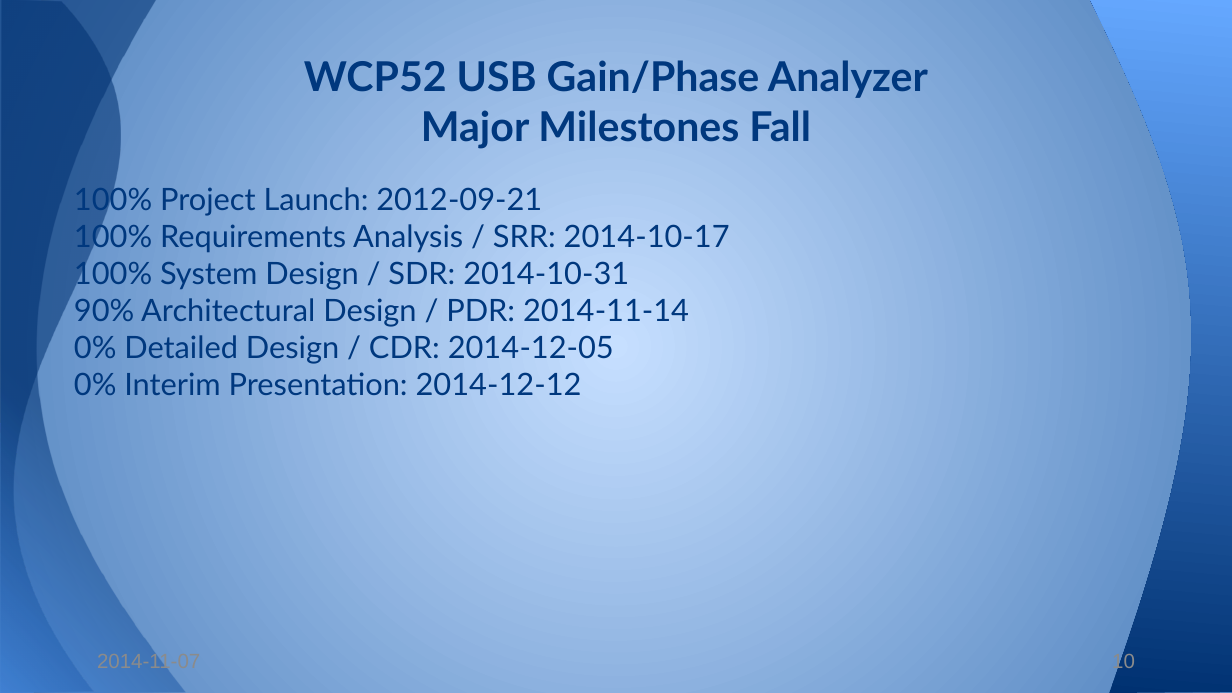
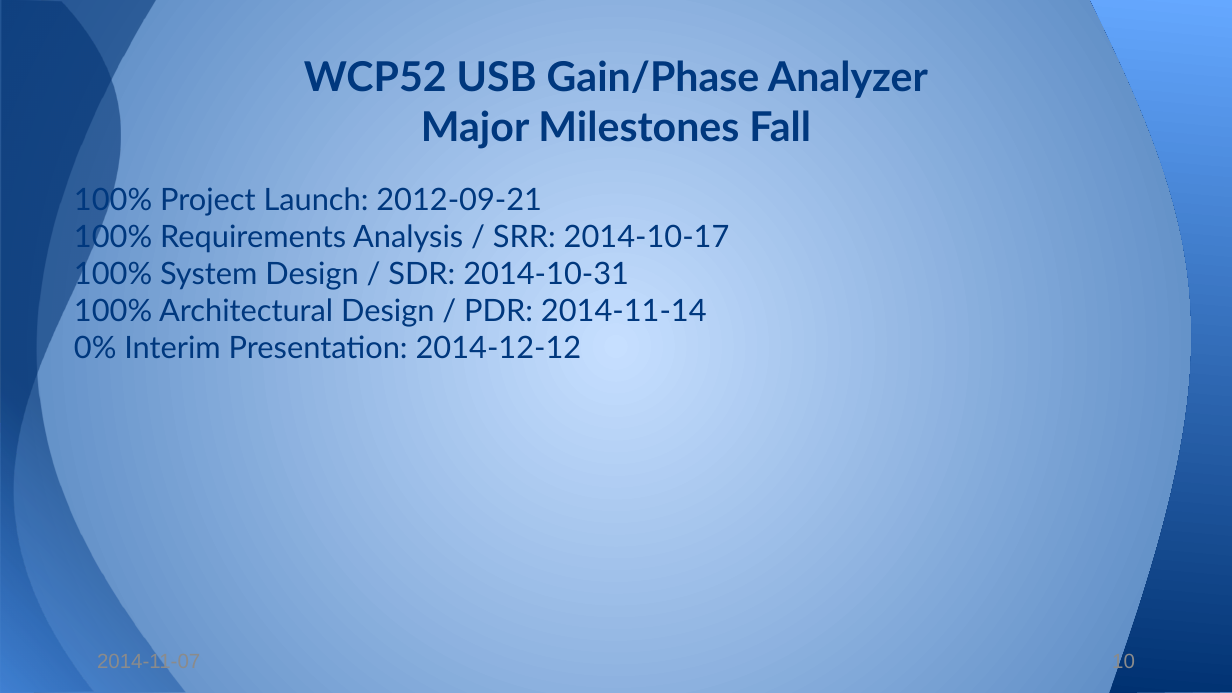
Before and after one commit to WCP52/docs, a slide deck: slide 10 of official/WCP52 Gain-Phase System Architecture Presentation.pptx. Drawn at 1232x693 pixels with LibreOffice and Linux fonts; fonts in the diff are those of the drawing. Boxes give left, top, right and bottom in pixels: in the first picture for what was removed or moved away, otherwise in the second. Text is boxed around its words. In the diff, an @@ line names an element or a change of style, - is before the commit and + after.

Commit message:
One last change to SAP

```diff
--- a/official/WCP52 Gain-Phase System Architecture Presentation.pptx
+++ b/official/WCP52 Gain-Phase System Architecture Presentation.pptx
@@ text at [74, 298, 707, 327]: text changed @@
-90% Architectural Design / PDR: 2014‐11‐14
-0% Detailed Design / CDR: 2014‐12‐05
+100% Architectural Design / PDR: 2014‐11‐14
```
